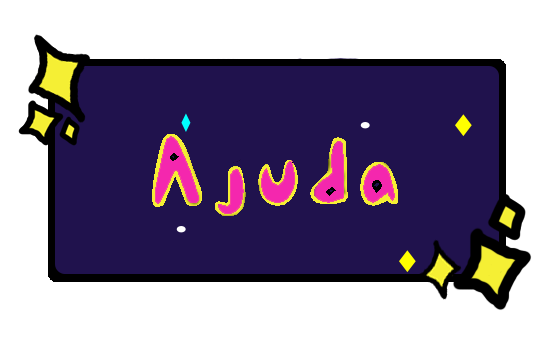
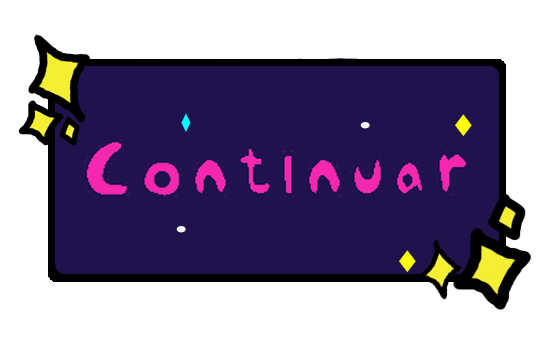
Revision of a layered 550px x 350px image; what changed, layer by layer:
hid "Ajuda" (1st of 2) over [152, 134, 398, 216]
hid "Ajuda" (2nd of 2) over [152, 134, 398, 216]
showed "Camada 2" over [83, 138, 470, 199]
